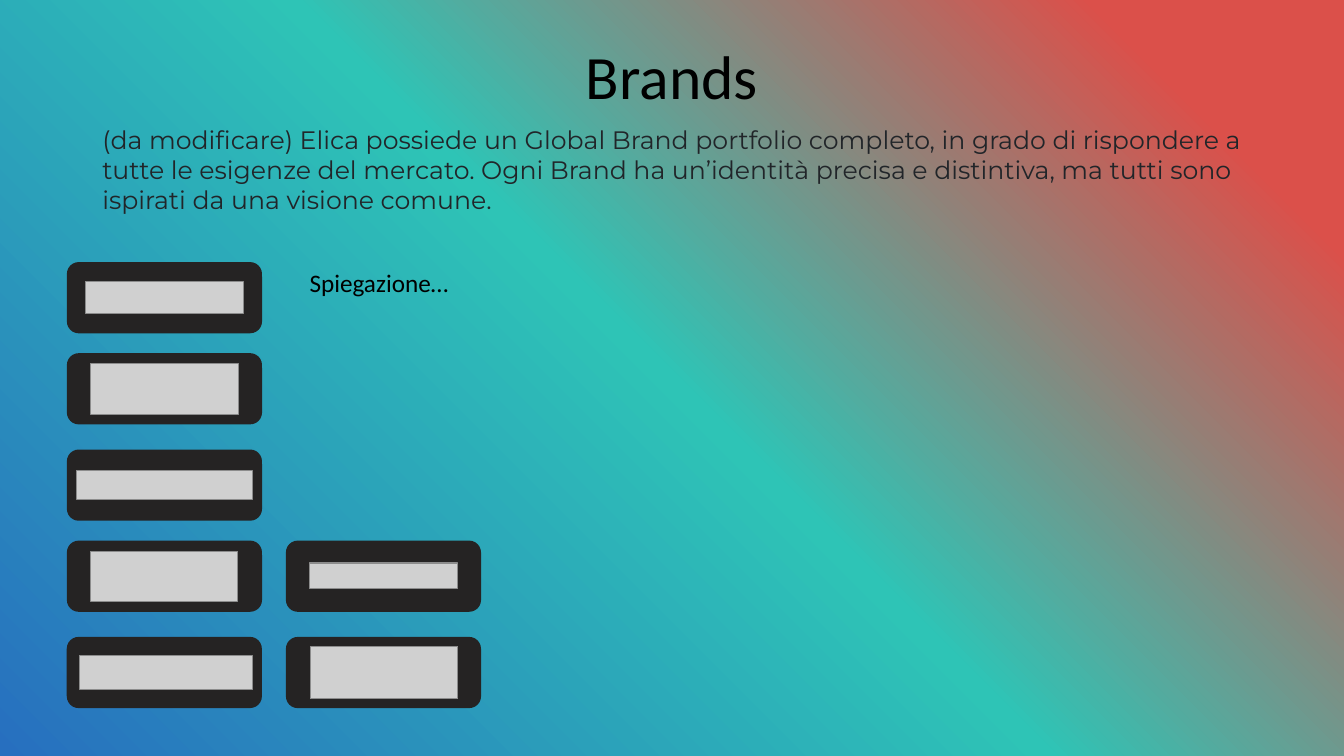
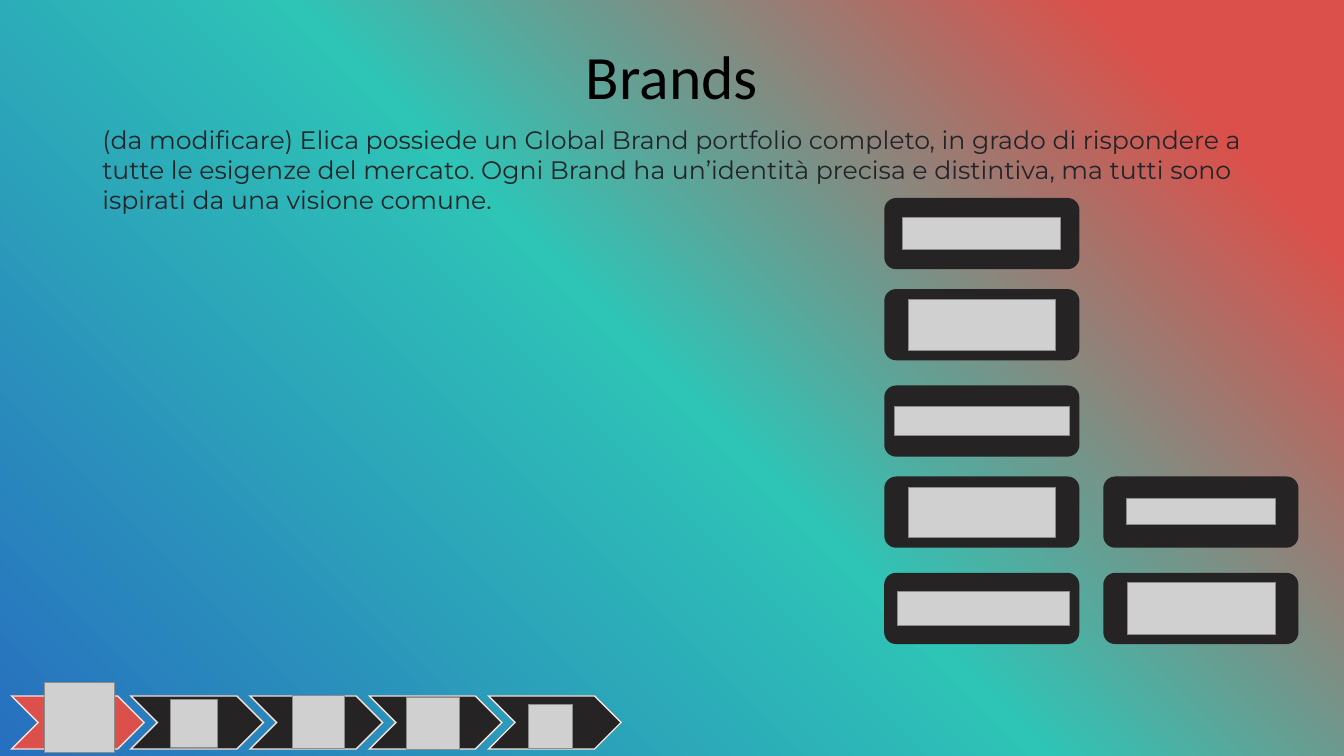
Before and after one commit to OMGitsDrake/PWEOA23-IDueMoschettieri, a slide deck: slide 6 of I Due Moschettieri.pptx. Drawn at 1344x756 pixels with LibreOffice and Linux fonts; fonts in the diff are those of the drawing; grey boxes stand for pictures. Boxes give left, top, right and bottom in pixels: in the first picture for what was removed or moved away, otherwise in the second. Text is boxed around its words. In the diff, an @@ line names an element or a change of style, - is before the commit and + after.

```diff
--- a/I Due Moschettieri.pptx
+++ b/I Due Moschettieri.pptx
@@ text removed at box(310, 274, 449, 297) @@
-Spiegazione…
@@ rounded rectangle: place and size @@
-rounded rectangle at box(286, 540, 482, 612)
+rounded rectangle at box(1104, 477, 1300, 548)
@@ 7 pictures, 5 rounded rectangles: place and size @@
-7 pictures, 5 rounded rectangles at box(67, 262, 459, 709)
+7 pictures, 5 rounded rectangles at box(884, 198, 1276, 644)
@@ rounded rectangle: place and size @@
-rounded rectangle at box(286, 637, 482, 709)
+rounded rectangle at box(1104, 573, 1300, 644)
@@ picture added at box(44, 683, 114, 752) @@
@@ picture added at box(170, 700, 218, 747) @@
@@ picture added at box(292, 696, 345, 748) @@
@@ picture added at box(406, 698, 459, 750) @@
@@ group added at box(12, 696, 621, 749): 5 chevrons @@
@@ picture added at box(528, 705, 573, 749) @@
```
Also in this commit, not shown: 5 other slides changed.
